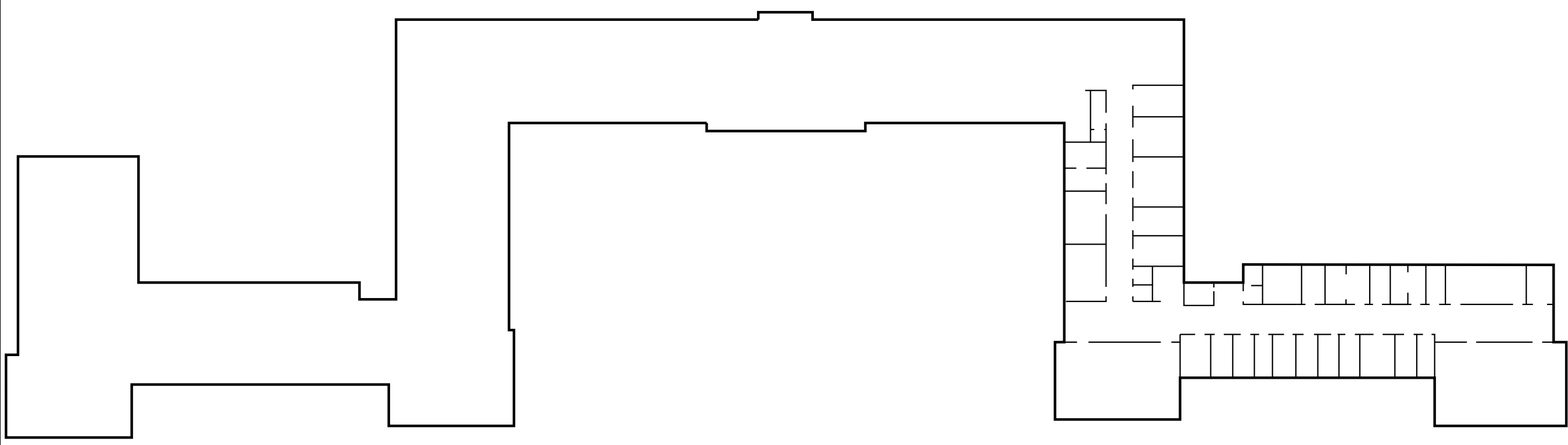
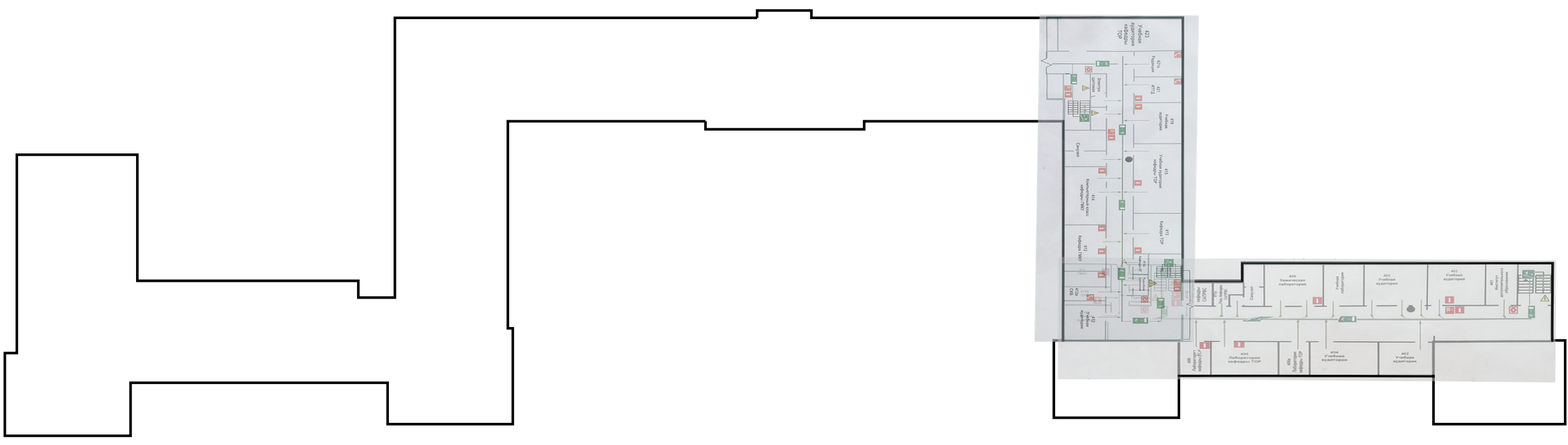
Revision of a layered 1568px x 445px image; what changed, layer by layer:
renamed "Layer 1" to "3", hid it over 0, 0, 1568, 445
added layer "Frame 1" (60%) above "4п_крыло" over 1033, 13, 1200, 344
added layer "4п_крыло" above "Fusion sketch" over 1056, 256, 1557, 384
showed "Fusion sketch" over 0, 0, 1568, 445
hid "Background" over 0, 0, 1568, 445
